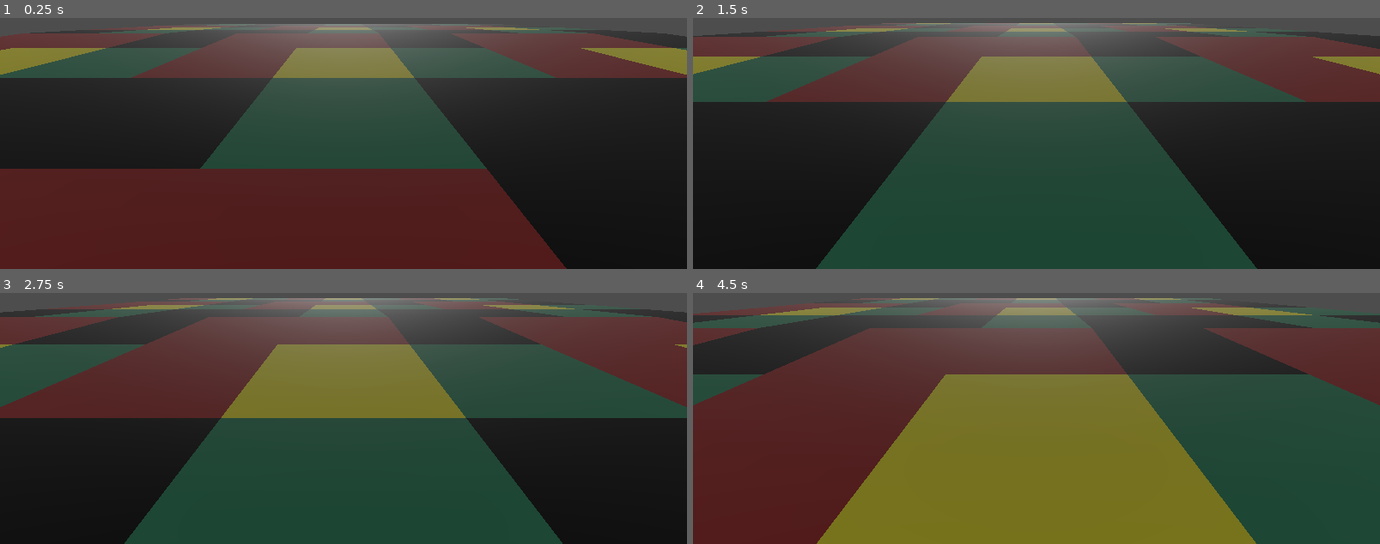
Above: before the commit, frames 1-4 (two rows, left to right).
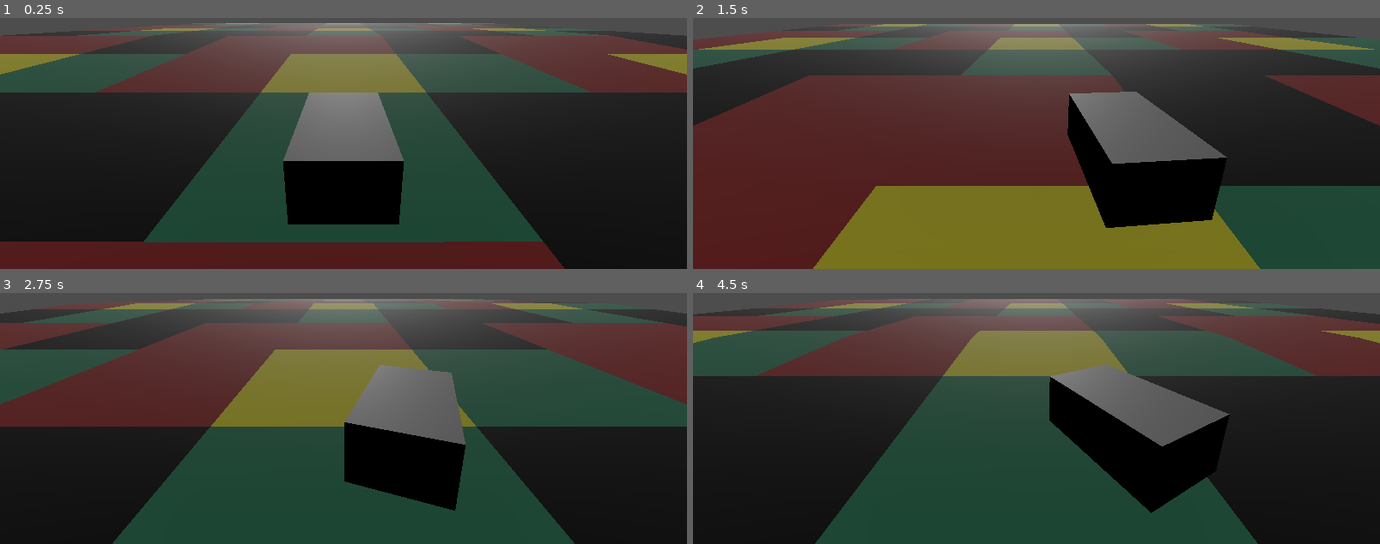
Above: after the commit, the same moments.

Repository: bjornarprytz/waves
Game: Godot game, scene res://main.tscn
The game is run twice, just before and just after one commit, with the same random seed, the same clock (stepped at 60 frames per second) and the same inputs.
Inputs:
- Up to frame 1 (0.25 s): no input
- Up to frame 2 (1.5 s): hold Right (ui_right) 0.53-1.28 s; hold Left (ui_left) from 1.28 s (still down)
- Up to frame 3 (2.75 s): release Left (ui_left) at 2.03 s; hold Right (ui_right) from 2.03 s (still down)
- Up to frame 4 (4.5 s): release Right (ui_right) at 3.53 s; hold Left (ui_left) from 3.53 s (still down)

The runs differ from the first frame. In frame 1, 35% of the frame differs, in the area x 0-100%, y 2-100%; in frame 2, 79%; in frame 3, 16%; in frame 4, 84%.

Commit message:
movement wip

Diff:
--- a/src/main.gd
+++ b/src/main.gd
@@ -1,9 +1,57 @@
 extends Node3D
 
 @onready var ground: MeshInstance3D = %Ground
+@onready var car: MeshInstance3D = %Car
 
-@export var rotate_speed: float = .69
+var degrees_per_meter: float = 0.69
+var rads_per_meter: float
 
+var left_bound := -1.5
+var right_bound := 1.5
+var move_speed := 3.0
+
+var direction := 0
+
+var momentum := 0.0
+
+var acceleration := 2.0
+var deceleration := 10.69
+
+func _ready() -> void:
+	assert(ground.mesh.top_radius == ground.mesh.bottom_radius)
+
+	var r = ground.mesh.top_radius
+
+	var circumference_in_meters = r * 2 * PI
+
+	degrees_per_meter = circumference_in_meters / 360.0
+	rads_per_meter = deg_to_rad(degrees_per_meter)
+
+	print ("Circumference: %f" % circumference_in_meters)
+	print ("Rads/meter: %f" % rads_per_meter)
 
 func _physics_process(delta: float) -> void:
-	ground.rotate(Vector3.RIGHT, rotate_speed * delta)
+	ground.rotate(Vector3.RIGHT, rads_per_meter * delta)
+
+func _process(delta: float) -> void:
+	if Input.is_action_pressed("ui_left"):
+		if (momentum > 0.0):
+			momentum -= (deceleration * delta)
+		momentum -= (acceleration * delta)
+	elif Input.is_action_pressed("ui_right"):
+		if (momentum < 0.0):
+			momentum += (deceleration * delta)
+		momentum += (acceleration * delta)
+	else:
+		momentum = move_toward(momentum, 0.0, delta * deceleration)
+
+	if (momentum < -0.01):
+		car.position.x = move_toward(car.position.x, left_bound, delta * abs(momentum))
+		if (car.position.x == left_bound):
+			momentum = move_toward(momentum, 0.0, delta * deceleration)
+	elif momentum > 0.01:
+		car.position.x = move_toward(car.position.x, right_bound, delta * abs(momentum))
+		if (car.position.x == right_bound):
+			momentum = move_toward(momentum, 0.0, delta * deceleration)
+
+	car.rotation.y = -momentum * .269
--- a/src/main.tscn
+++ b/src/main.tscn
@@ -29,9 +29,11 @@
 uv1_scale = Vector3(100, 6, 100)
 texture_filter = 2
 
+[sub_resource type="BoxMesh" id="BoxMesh_h2yge"]
+size = Vector3(0.605, 0.4, 1)
+
 [node name="Main" type="Node3D"]
 script = ExtResource("1_h2yge")
-rotate_speed = 0.007
 
 [node name="Camera" type="Camera3D" parent="."]
 transform = Transform3D(1, 0, 0, 0, 0.9598151, 0.28063318, 0, -0.28063318, 0.9598151, 0, 0, 0)
@@ -42,6 +44,11 @@
 mesh = SubResource("CylinderMesh_ig7tw")
 surface_material_override/0 = SubResource("StandardMaterial3D_1bvp3")
 
+[node name="Car" type="MeshInstance3D" parent="."]
+unique_name_in_owner = true
+transform = Transform3D(1, 0, 0, 0, 0.99999994, 0, 0, 0, 0.99999994, 0, -0.961, -1.59)
+mesh = SubResource("BoxMesh_h2yge")
+
 [node name="CanvasLayer" type="CanvasLayer" parent="."]
 
 [node name="Sun" type="DirectionalLight3D" parent="."]
Not shown: 1 places in src/main.tscn that only renumber resources
